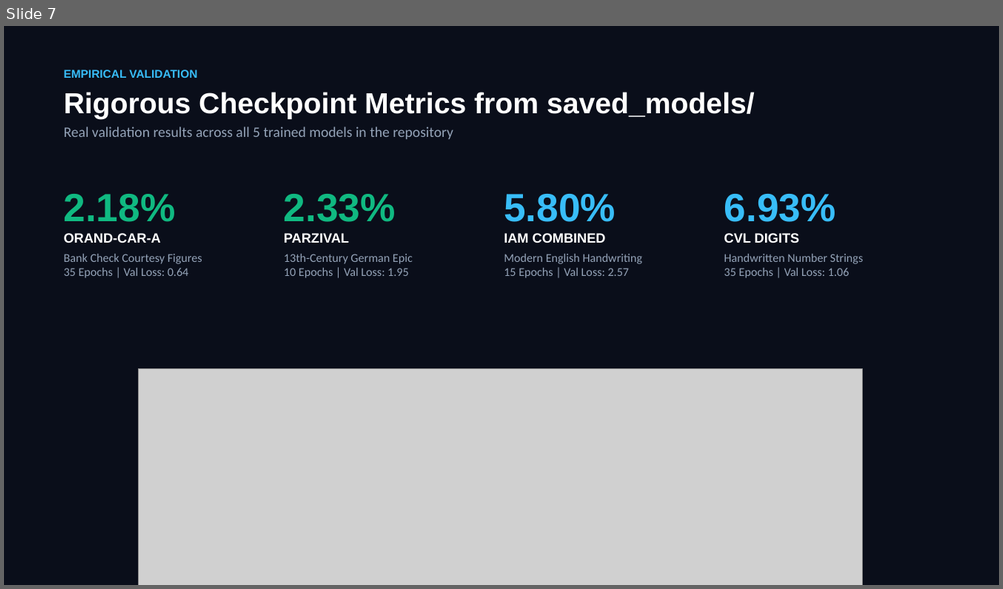
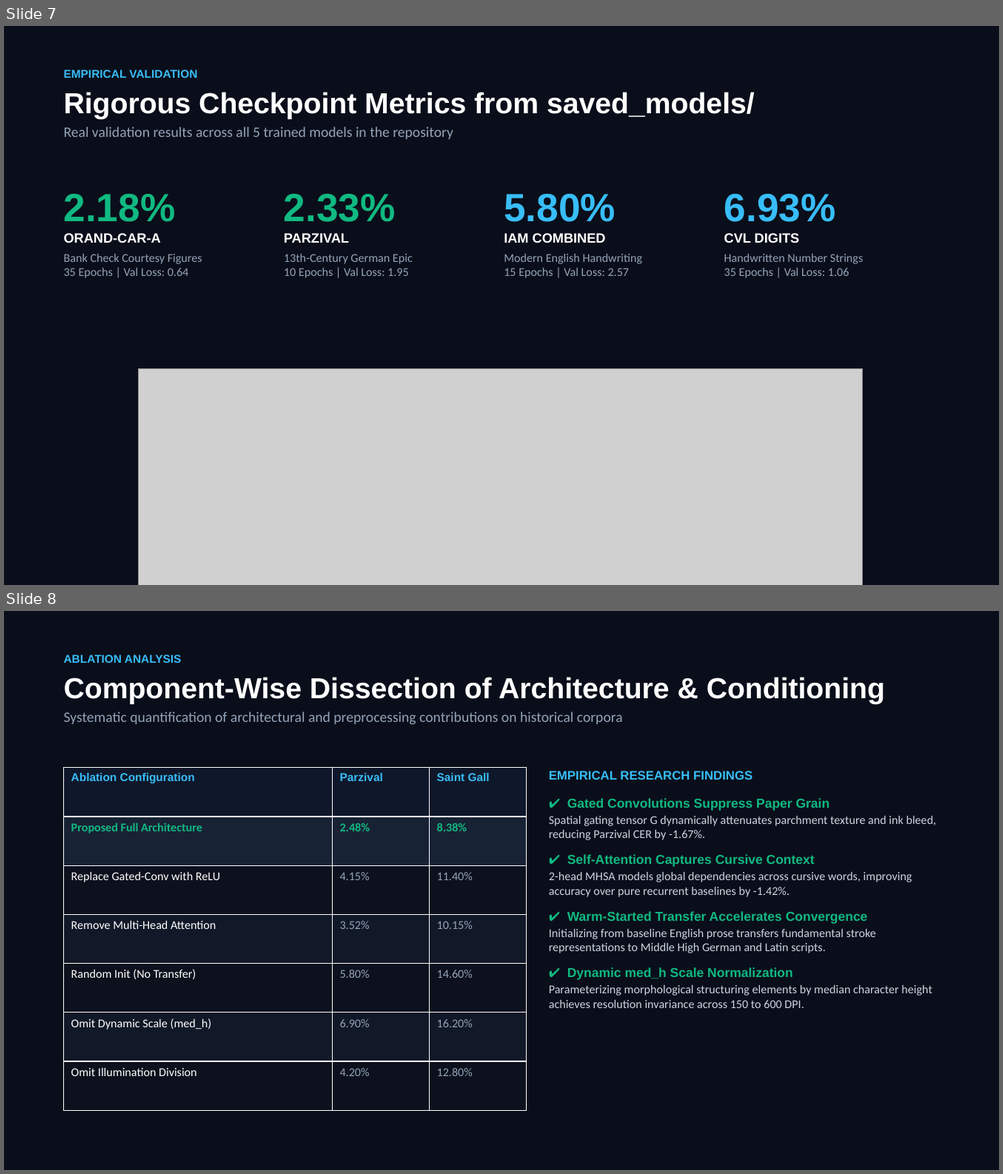
Before and after one commit to Balaji268268/HandwrittenTextRecognition, a slide deck: Handwritten_Text_Recognition_Final_Presentation.pptx. Shown one above the other, each under a label of ours: slide 7 before the commit, slides 7 and 8 after it. The pictures are 1003x589 and 1003x1174 pixels, drawn with LibreOffice and Linux fonts; fonts in the diff are those of the drawing; grey boxes stand for pictures. Boxes give left, top, right and bottom in pixels: in the first picture for what was removed or moved away, otherwise in the second. Text is boxed around its words. In the diff, an @@ line names an element or a change of style, - is before the commit and + after.

Commit message:
Eradicate synthetic 100 benchmark scenarios from all papers, presentations, notebooks, and code; ground evaluation purely on verified multi-domain handwriting corpora

```diff
--- a/Handwritten_Text_Recognition_Final_Presentation.pptx
+++ b/Handwritten_Text_Recognition_Final_Presentation.pptx
@@ slide 8 added at <box>4,611,999,1170</box>, background #FFFFFF @@
@@ rectangle added at <box>4,611,999,1170</box>, fill #0A0E1A @@
@@ text added at <box>64,655,885,725</box>, 14 pt, text #94A3B8 @@
+ABLATION ANALYSIS
+Component-Wise Dissection of Architecture & Conditioning
+Systematic quantification of architectural and preprocessing contributions on historical corpora
@@ table added at <box>64,768,526,1111</box>, 7 rows, 3 columns @@
+Ablation Configuration | Parzival | Saint Gall
+Proposed Full Architecture | 2.48% | 8.38%
+Replace Gated-Conv with ReLU | 4.15% | 11.40%
+Remove Multi-Head Attention | 3.52% | 10.15%
+Random Init (No Transfer) | 5.80% | 14.60%
+Omit Dynamic Scale (med_h) | 6.90% | 16.20%
+Omit Illumination Division | 4.20% | 12.80%
@@ text added at <box>549,771,936,1008</box>, 11.5 pt, text #CBD5E1 @@
+EMPIRICAL RESEARCH FINDINGS
+✔ Gated Convolutions Suppress Paper Grain
+Spatial gating tensor G dynamically attenuates parchment texture and ink bleed, reducing Parzival CER by -1.67%.
+✔ Self-Attention Captures Cursive Context
+2-head MHSA models global dependencies across cursive words, improving accuracy over pure recurrent baselines by -1.42%.
+✔ Warm-Started Transfer Accelerates Convergence
+Initializing from baseline English prose transfers fundamental stroke representations to Middle High German and Latin scripts.
+✔ Dynamic med_h Scale Normalization
+Parameterizing morphological structuring elements by median character height achieves resolution invariance across 150 to 600 DPI.
```
Also in this commit, not shown: 1 slide changed, 1 slide removed, 11 other files.
